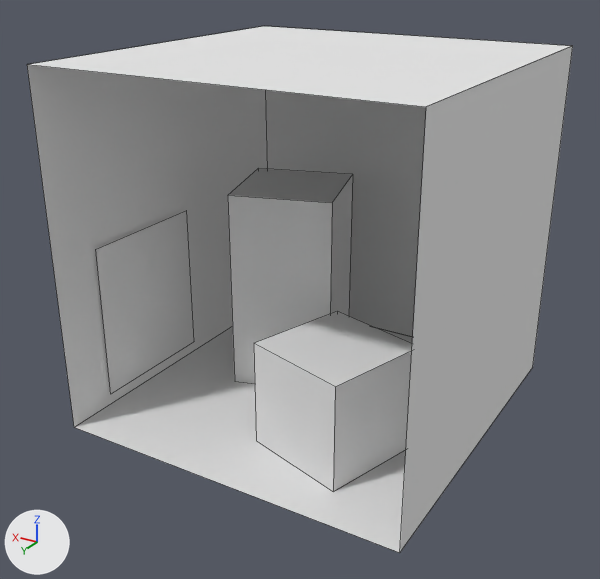
A saved change to the OBJ model models/cornell_box_VI.obj.
Rendered twice from a 50 mm camera at (-316.0, 766.0, 706.0) aimed at (287.0, -239.0, 204.0). The axes (+X, +Y, +Z) are drawn at lower left. The lights are the same throughout. Mesh edges are drawn as thin lines. Where no turn or scale is listed for an object, it has been applied to the vertices.

The first picture shows 'back_wall', 'ceiling', 'floor', 'green_wall', 'mirror', 'red_wall', 'short_block', 'tall_block'.
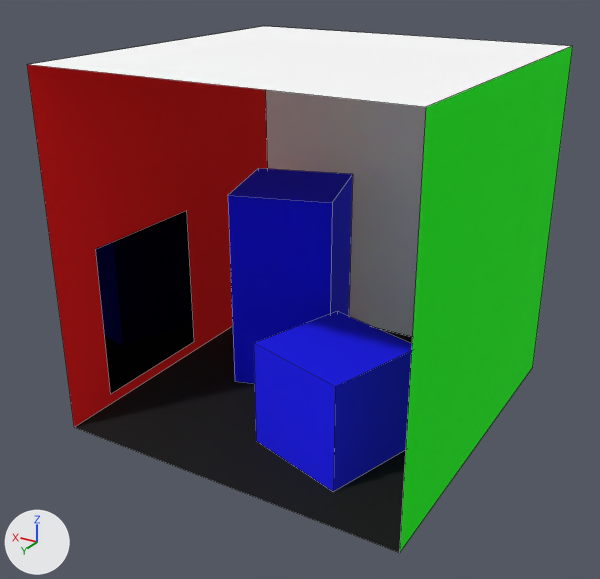
Where the change shows, as pixel boxes [x1, y1, x2, y2] in the pictures (600 x 579 px):
'green_wall', recoloured (white to green): [400, 46, 573, 552] in both
'red_wall', recoloured (white to red): [27, 64, 268, 427] in both
'floor', recoloured (white to black): [75, 326, 413, 553] in both
'short_block', recoloured (white to blue): [254, 311, 412, 492] in both
'tall_block', recoloured (white to blue): [228, 168, 353, 384] in both
'mirror', recoloured (white to black): [96, 211, 194, 394] in both

What changed in the scene script:
```text
Change mat_blue:
    mat_blue.base_color: (0.8, 0.8, 0.8) -> (0.0, 0.0, 1.0)  # white #e7e7e7 -> blue #0000ff
Change mat_green:
    mat_green.base_color: (0.8, 0.8, 0.8) -> (0.0, 1.0, 0.0)  # white #e7e7e7 -> green #00ff00
Change mat_mirror_mat:
    mat_mirror_mat.base_color: (0.8, 0.8, 0.8) -> (0.0, 0.0, 0.0)  # white #e7e7e7 -> black #000000
Change mat_red:
    mat_red.base_color: (0.8, 0.8, 0.8) -> (1.0, 0.0, 0.0)  # white #e7e7e7 -> red #ff0000
Add mat_gold:
    mat_gold = principled_material('gold')
    mat_gold.base_color = (0.0, 0.0, 0.0)  # black #000000
    mat_gold.roughness = 0.929
Change me_floor:
    where me_floor.from_pydata(...)  # 4 vertices, 1 face; spans x 0.0..553.0, y -559.0..0.0, z 0.0
    remove me_floor.materials.append(mat_white)  # white #e7e7e7
    add me_floor.materials.append(mat_gold)  # black #000000
```
